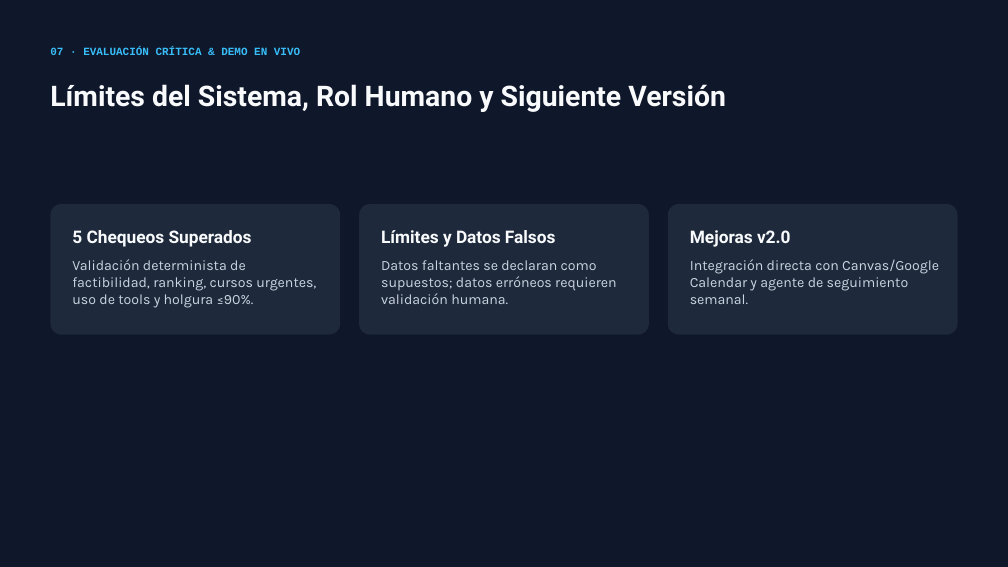
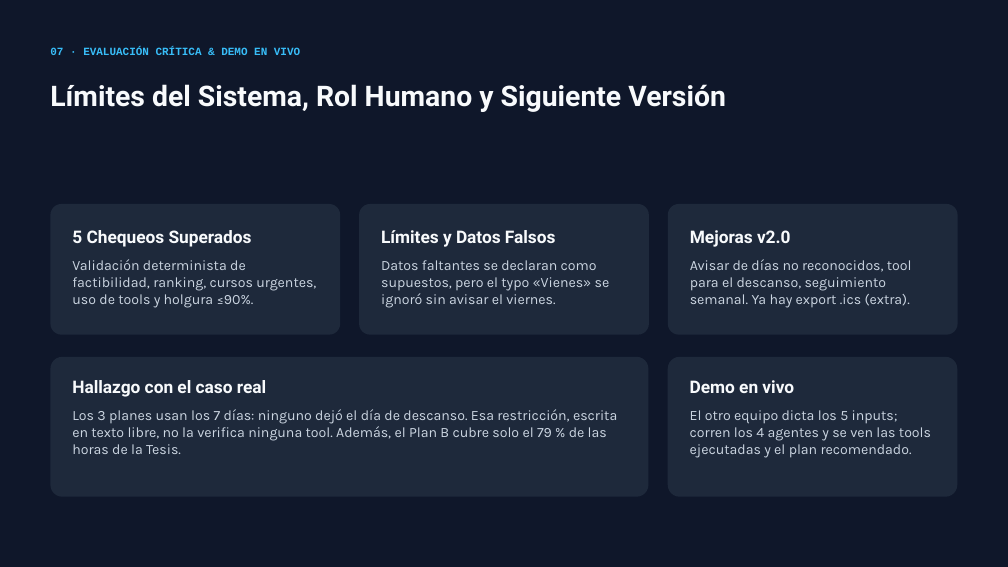
Before and after one commit to ByJuanDiego/Hackaton-7, a slide deck: slide 8 of Planificador_de_Estudio_Multi-Agente.pptx. Drawn at 1008x567 pixels with LibreOffice and Linux fonts; fonts in the diff are those of the drawing. Boxes give left, top, right and bottom in pixels: in the first picture for what was removed or moved away, otherwise in the second. Text is boxed around its words. In the diff, an @@ line names an element or a change of style, - is before the commit and + after.

```diff
--- a/Planificador_de_Estudio_Multi-Agente.pptx
+++ b/Planificador_de_Estudio_Multi-Agente.pptx
@@ text at [381,260,610,307]: text changed @@
-Datos faltantes se declaran como supuestos; datos erróneos requieren validación humana.
+Datos faltantes se declaran como supuestos, pero el typo «Vienes» se ignoró sin avisar el viernes.
@@ text at [690,259,912,307]: text changed @@
-Integración directa con Canvas/Google Calendar y agente de seguimiento semanal.
+Avisar de días no reconocidos, tool para el descanso, seguimiento semanal. Ya hay export .ics (extra).
@@ rounded rectangle added at [51,357,649,497], fill #1E293B @@
@@ rounded rectangle added at [668,357,957,497], fill #1E293B @@
@@ text added at [72,380,266,397], 16.5 pt, text #F8FAFC, bold @@
+Hallazgo con el caso real
@@ text added at [690,380,794,393], 16.5 pt, text #F8FAFC, bold @@
+Demo en vivo
@@ text added at [72,409,617,454], 13.5 pt, text #CBD5E1 @@
+Los 3 planes usan los 7 días: ninguno dejó el día de descanso. Esa restricción, escrita en texto libre, no la verifica ninguna tool. Además, el Plan B cubre solo el 79 % de las horas de la Tesis.
@@ text added at [690,410,931,458], 13.5 pt, text #CBD5E1 @@
+El otro equipo dicta los 5 inputs; corren los 4 agentes y se ven las tools ejecutadas y el plan recomendado.
```
Also in this commit, not shown: 5 other slides changed, 3 other files.
